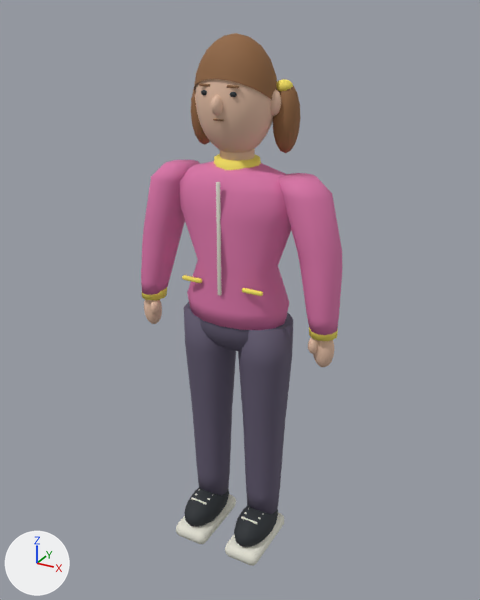
A saved change to the Blender file ArtSource/Pedestrians/DS_Pedestrian_Child_B.blend.
Both versions are drawn from a camera (50 mm lens) standing at (0.705, -1.27, 1.31) and looking at (0.009, -0.003, 0.677). Every picture has the same lights, and +X, +Y and +Z are marked at lower left. The first picture is the older version.

Before the edit, the objects in view are built like this:
```python
mat_ped_accent = principled_material('Ped_Accent')
mat_ped_accent.base_color = (0.95, 0.78, 0.12)  # yellow #f9e561
mat_ped_accent.roughness = 0.78
mat_ped_cream = principled_material('Ped_Cream')
mat_ped_cream.base_color = (0.78, 0.77, 0.67)  # white #e5e3d6
mat_ped_cream.roughness = 0.78
mat_ped_outer = principled_material('Ped_Outer')
mat_ped_outer.base_color = (0.72, 0.18, 0.4)  # pink #dd76aa
mat_ped_outer.roughness = 0.78
me_jacket = bpy.data.meshes.new('Jacket')
me_jacket.from_pydata(...)  # 3418 vertices, 3471 faces; spans x -0.26..0.26, y -0.134..0.084, z 0.002..1.263
me_jacket.polygons.foreach_set('use_smooth', [True] * 3471)
# faces by material slot: [222, 388, 1094, 499, 270, 512, 486]
me_jacket.materials.append(mat_ped_outer)  # pink #dd76aa
me_jacket.materials.append(mat_ped_trouser)  # greyish purple #61596f
me_jacket.materials.append(mat_ped_skin)  # beige #e5bfa6
me_jacket.materials.append(mat_ped_hair)  # brown #90653f
me_jacket.materials.append(mat_ped_accent)  # yellow #f9e561
me_jacket.materials.append(mat_ped_dark)  # dark grey #292e32
me_jacket.materials.append(mat_ped_cream)  # white #e5e3d6
ob_ds_pedestrian_child_b_body = bpy.data.objects.new('DS_Pedestrian_Child_B_Body', me_jacket)
ob_ds_pedestrian_child_b_body.location = (0.0, 0.0, 0.0)
```
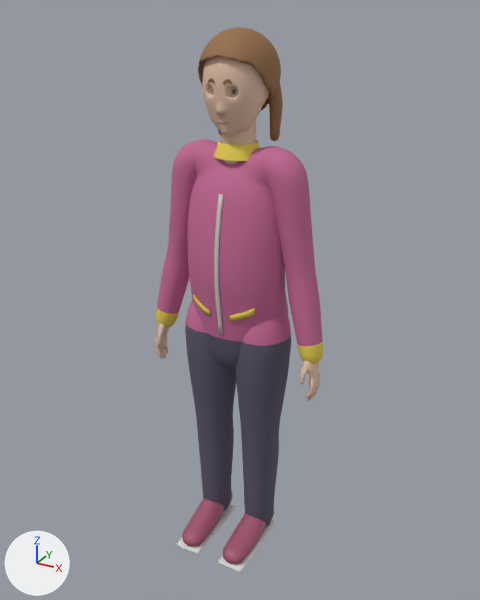
What changed in the scene script:
```text
Change mat_ped_outer:
    mat_ped_outer.base_color: (0.72, 0.18, 0.4) -> (0.55, 0.14, 0.3)  # pink #dd76aa -> pink #c46995
Change mat_ped_accent:
    mat_ped_accent.base_color: (0.95, 0.78, 0.12) -> (0.8, 0.62, 0.08)  # yellow #f9e561 -> yellow #e7ce50
Change mat_ped_cream:
    mat_ped_cream.base_color: (0.78, 0.77, 0.67) -> (0.62, 0.61, 0.56)  # white #e5e3d6 -> light grey #cecdc5
    mat_ped_cream.roughness: 0.78 -> 0.6
Change me_jacket:
    remove me_jacket.from_pydata(...)  # 3418 vertices, 3471 faces; spans x -0.26..0.26, y -0.134..0.084, z 0.002..1.263
    add me_jacket.from_pydata(...)  # 8566 vertices, 14755 faces; spans x -0.227..0.226, y -0.162..0.107, z 0.0..1.274
    me_jacket part 1: the loose piece of 86 vertices spanning x 0.069..0.102, y -0.016..0.016, z 1.106..1.159 is multiplied about its middle by the matrix ((0.249, 0.126, 0.091), (-0.045, 0.691, -0.017), (-0.031, 0.0, 0.769)), then moved by (-0.031, 0.011, 0.011)
    me_jacket part 2: the loose piece of 262 vertices spanning x -0.087..0.087, y -0.082..0.067, z 1.02..1.255 is rebuilt with 1102 vertices and now spans x -0.073..0.073, y -0.075..0.097, z 1.064..1.259
    me_jacket part 3: the loose piece of 222 vertices spanning x -0.122..0.122, y -0.079..0.079, z 0.547..0.716 is rebuilt with 1706 vertices and now spans x -0.127..0.127, y -0.094..0.093, z 0.488..1.043
    me_jacket part 4: the loose piece of 168 vertices spanning x -0.09..0.09, y -0.081..0.073, z 1.085..1.263 is rebuilt with 1621 vertices and now spans x -0.083..0.083, y -0.076..0.107, z 1.07..1.274
    me_jacket part 5: the loose piece of 146 vertices spanning x 0.029..0.124, y -0.126..0.055, z 0.019..0.106 is rebuilt with 227 vertices and now spans x 0.029..0.099, y -0.16..0.062, z 0.007..0.09, in mat_ped_shoe (pink #a0506c)
    me_jacket part 6: the loose piece of 146 vertices spanning x -0.124..-0.029, y -0.126..0.055, z 0.019..0.106 is rebuilt with 227 vertices and now spans x -0.099..-0.029, y -0.16..0.062, z 0.007..0.09, in mat_ped_shoe (pink #a0506c)
    me_jacket part 7: the loose piece of 84 vertices spanning x 0.009..0.141, y -0.068..0.068, z 0.088..0.639 is rebuilt with 457 vertices and now spans x 0.002..0.137, y -0.072..0.071, z 0.013..0.693
    me_jacket part 8: the loose piece of 84 vertices spanning x -0.141..-0.009, y -0.068..0.068, z 0.088..0.639 is rebuilt with 458 vertices and now spans x -0.137..-0.001, y -0.072..0.071, z 0.013..0.693
    me_jacket part 9: the loose piece of 72 vertices spanning x 0.106..0.259, y -0.056..0.056, z 0.661..0.984 is rebuilt with 393 vertices and now spans x 0.06..0.226, y -0.041..0.046, z 0.562..1.039
    me_jacket part 10: the loose piece of 72 vertices spanning x -0.259..-0.106, y -0.056..0.056, z 0.661..0.984 is rebuilt with 393 vertices and now spans x -0.227..-0.06, y -0.041..0.046, z 0.562..1.039
    me_jacket part 11: the loose piece of 56 vertices spanning x 0.029..0.124, y -0.134..0.054, z 0.002..0.041 is rebuilt with 56 vertices and now spans x 0.029..0.099, y -0.162..0.043, z 0.0..0.013, in mat_ped_sole (light grey #dadad7)
    me_jacket part 12: the loose piece of 56 vertices spanning x -0.124..-0.029, y -0.134..0.054, z 0.002..0.041 is rebuilt with 56 vertices and now spans x -0.099..-0.029, y -0.162..0.043, z 0.0..0.013, in mat_ped_sole (light grey #dadad7)
    me_jacket part 13: the loose piece of 56 vertices spanning x -0.004..0.004, y -0.086..-0.08, z 0.717..0.976 is rebuilt with 52 vertices and now spans x -0.005..0.005, y -0.097..-0.07, z 0.617..0.947
    me_jacket part 14: the loose piece of 24 vertices spanning x -0.038..0.038, y -0.037..0.037, z 0.979..1.074 is rebuilt with 252 vertices and now spans x -0.039..0.039, y -0.033..0.044, z 0.924..1.123
    me_jacket part 15: 20 loose pieces with 1198 vertices, spanning x -0.26..0.26, y -0.099..0.045, z 0.096..1.177, are deleted
    me_jacket part 16: 600 vertices removed from x -0.258..0.258, y -0.084..0.084, z 0.567..1.171; 926 vertices added at x -0.222..0.222, y -0.086..0.061, z 0.472..1.19
    other edits to the shape of me_jacket do not show in these pictures
    remove me_jacket.materials.append(mat_ped_dark)  # dark grey #292e32
    add me_jacket.materials.append(mat_ped_shoe)  # pink #a0506c
    add me_jacket.materials.append(mat_ped_sole)  # light grey #dadad7
    add me_jacket.materials.append(mat_ped_eyewhite)  # light grey #dddad4
    add me_jacket.materials.append(mat_ped_iris)  # dark grey #596159
    add me_jacket.materials.append(mat_ped_lips)  # beige #dd9a85
```

Boxes (x1, y1, x2, y2) around the edits, measured in the pictures (480 x 600 px; the box of a moved part takes in the faces that stretch with it):
'DS_Pedestrian_Child_B_Body', recoloured, surface changed, reshaped (16% narrower): before (141, 33, 342, 566); after (155, 27, 323, 573)
part 1 of me_jacket, moved or reshaped (not visible afterwards): before (270, 90, 281, 116)
part 2 of me_jacket, rebuilt: before (195, 79, 273, 153); after (202, 57, 270, 136)
part 3 of me_jacket, rebuilt: before (200, 319, 249, 351); after (188, 139, 288, 371)
part 4 of me_jacket, rebuilt (25% taller): before (194, 33, 277, 100); after (198, 27, 281, 111)
part 5 of me_jacket, rebuilt (16% wider, 24% taller): before (234, 506, 278, 547); after (223, 513, 274, 564)
part 6 of me_jacket, rebuilt: before (184, 488, 229, 527); after (182, 490, 233, 547)
part 7 of me_jacket, rebuilt: before (238, 313, 293, 514); after (235, 315, 291, 527)
part 8 of me_jacket, rebuilt (9% taller): before (184, 302, 236, 496); after (185, 299, 236, 511)
part 9 of me_jacket, rebuilt (8% narrower, 33% taller): before (279, 173, 342, 335); after (265, 149, 323, 364)
part 10 of me_jacket, rebuilt: before (141, 160, 200, 295); after (156, 141, 196, 328)
part 11 of me_jacket, rebuilt: before (225, 513, 284, 566); after (218, 520, 276, 573)
part 12 of me_jacket, rebuilt: before (176, 494, 236, 544); after (177, 504, 235, 554)
part 13 of me_jacket, rebuilt: before (216, 182, 222, 295); after (214, 194, 223, 335)
part 14 of me_jacket, rebuilt: before (220, 148, 255, 161); after (221, 121, 256, 164)
part 15 of me_jacket, deleted: before (142, 79, 338, 524)
part 16 of me_jacket, moved or reshaped: before (144, 86, 334, 367); after (155, 78, 320, 400)
